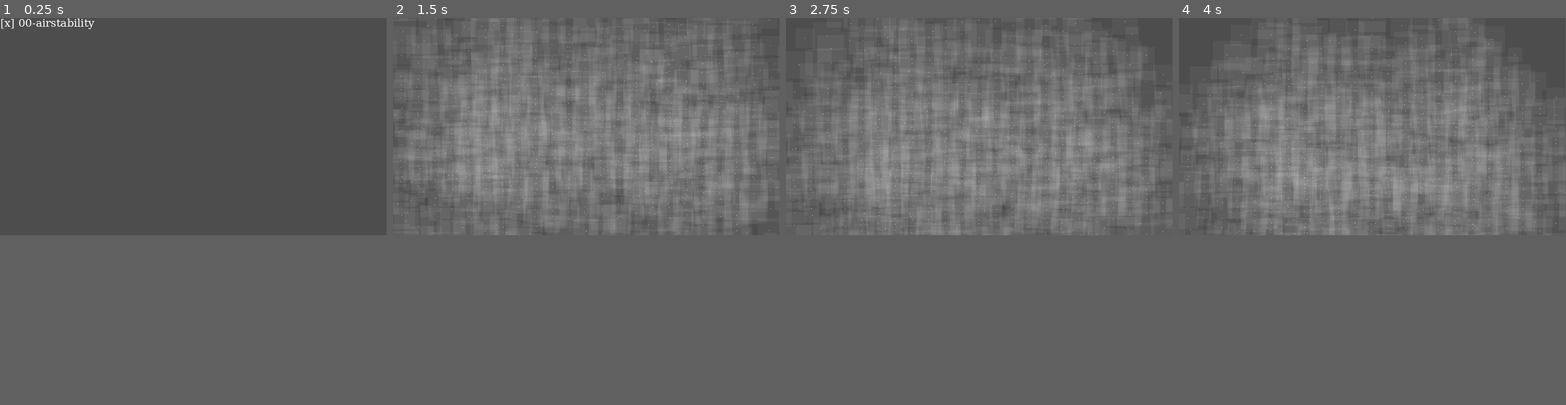
Above: before the commit, frames 1-4 (left to right).
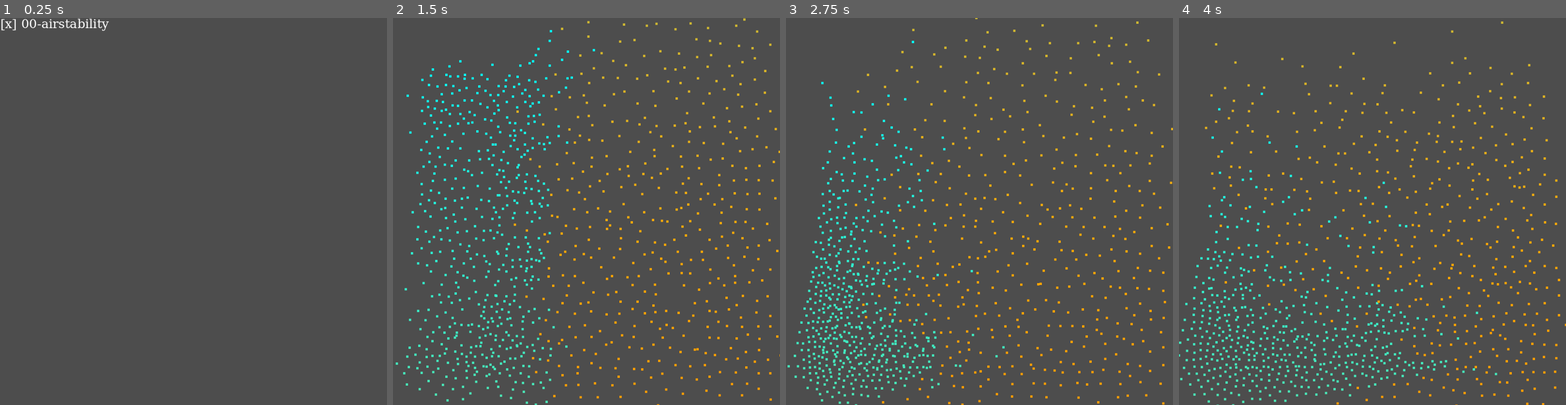
Above: after the commit, the same moments.

Repository: droqen/adiabasis
Game: Godot game, scene res://ptt_menu.tscn
The game is run twice, just before and just after one commit, with the same random seed, the same clock (stepped at 60 frames per second) and the same inputs.
Inputs:
- Up to frame 1 (0.25 s): no input
- Up to frame 2 (1.5 s): tap Enter (ui_accept) at 0.5, 0.6, 0.77, 1.07, 1.35 s; hold Up (ui_up) 0.53-1.28 s; hold Down (ui_down) from 1.28 s (still down)
- Up to frame 3 (2.75 s): tap Enter (ui_accept) at 1.52, 1.82, 2.1 s; release Down (ui_down) at 2.03 s; hold Up (ui_up) from 2.03 s (still down)
- Up to frame 4 (4 s): tap Enter (ui_accept) at 2.85, 3.02, 3.32, 3.6, 3.77 s; release Up (ui_up) at 3.53 s; hold Down (ui_down) from 3.53 s (still down)
The window is 799x449 before the commit and 800x800 after it. Grey fills any space a smaller window leaves; there, only what the larger window draws over its background counts as a difference.

The runs differ from the first frame. In frame 1, 0.4% of the frame differs, in the area x 0-29%, y 0-4%; in frame 2, 49%, in the area x 0-100%, y 0-100%; in frame 3, 47%; in frame 4, 43%.

Commit message:
messing about some more. seems ok

Diff:
--- a/project.godot
+++ b/project.godot
@@ -19,6 +19,11 @@
 
 GLOBAL_CHUNKER="*res://ptts/00-airstability/chunker.gd"
 
+[display]
+
+window/size/viewport_width=1000
+window/size/viewport_height=1000
+
 [rendering]
 
 renderer/rendering_method="gl_compatibility"
--- a/ptts/00-airstability/Parcel.gd
+++ b/ptts/00-airstability/Parcel.gd
@@ -10,9 +10,9 @@
 var name : String = "?"
 func _to_string(): return name
 
-var heat : float = 100.0
+var heat : float = 1.0
 var radius : float :
-	get : return heat * 0.3
+	get : return heat * 30
 
 func register(chunker : Chunker) -> void:
 	if self._c != chunker:
--- a/ptts/00-airstability/airsim.gd
+++ b/ptts/00-airstability/airsim.gd
@@ -1,11 +1,15 @@
 extends Node2D
 
 var parcels : Array[Parcel] = []
+
+const ADIABATIC_LAPSE_RATE : float = 0.00015
 
 @onready var simsize = get_viewport().size
 @onready var simwidth = simsize.x
 @onready var simheight = simsize.y
 const NUM_PARTICLES : int = 1000
+
+var forces : Array
 
 func _ready() -> void:
 	var simarea : float = simwidth * simheight
@@ -14,10 +18,14 @@
 		for y in range(0, simheight - period, period):
 			var p = Parcel.new()
 			p.position = Vector2(x+randf()*period, y+randf()*period)
-			p.heat = randf_range(50,150)
+			if x < simwidth/2:
+				p.heat = 0.5 + p.position.y * ADIABATIC_LAPSE_RATE
+			else:
+				p.heat = 0.9 + p.position.y * ADIABATIC_LAPSE_RATE
 			p.register(GLOBAL_CHUNKER)
 			parcels.append(p)
 func _physics_process(_delta: float) -> void:
+	forces = []
 	var count : int
 	for p in parcels:
 		p.update_chunk()
@@ -25,36 +33,58 @@
 			if p != p2:
 				var to_p2 : Vector2 = p2.position - p.position
 				var to_p2_len : float = to_p2.length()
+				var to_p2_overlap : float = p.radius + p2.radius - to_p2_len
 				# receive forces.
-				if to_p2_len - p.radius - p2.radius < 10:
-					p.velocity -= 10.0 * to_p2 / to_p2_len / to_p2_len
+				if to_p2_overlap > 0:
+					p.velocity -= 0.002 * to_p2 / to_p2_len * to_p2_overlap * to_p2_overlap
+					#forces.append([p.position,p2.position])
 
 		p.velocity.y += 0.1 # pull down (gravity)
-		if p.position.x < simwidth/4: p.velocity.x += 0.1
-		if p.position.y < simwidth/4: p.velocity.y += 0.1
-		if p.position.x > simwidth*3/4: p.velocity.x -= 0.1
-		if p.position.y > simheight*3/4: p.velocity.y -= 0.2
-		p.velocity *= 0.95
+		if p.position.x < simwidth*0.10:
+			if p.velocity.x < 0: p.velocity.x *= 0.5
+			p.velocity.x += 0.1
+		if p.position.y < simheight*0.10: p.velocity.y += 0.1
+		if p.position.x > simwidth*0.90:
+			if p.velocity.x > 0: p.velocity.x *= 0.5
+			p.velocity.x -= 0.1
+		if p.position.y > simheight*0.90:
+			if p.velocity.y > 0: p.velocity.y *= 0.5
+			p.velocity.y -= 0.1
 			# push up (ground)
 	for p in parcels:
-		p.position += p.velocity * 0.5
+		var move = p.velocity * 0.5
+		p.position += move
+		p.heat += move.y * ADIABATIC_LAPSE_RATE # adiabatic temp change
+			# lower = hotter
+
 	queue_redraw()
 func _draw() -> void:
-	var parcelrect : Rect2 = Rect2(-1,-1,2,2)
+	#draw_rect(Rect2(simwidth/4,simheight/4,simwidth/2,simheight/2), Color.YELLOW, false)
+	var parcelrect : Rect2 = Rect2(-3,-3,6,6)
 	var parcelcol : Color = Color(1,1,1,0.5)
-	var parcelcolclear : Color = Color(1,1,1,0.05)
+	var parcelcolclear : Color = Color(1,1,1,0.04)
 	var parcelbasescale : Vector2 = Vector2.ONE
-	#var chunkrect : Rect2 = Rect2(
-		#-GLOBAL_CHUNKER.CHUNK_SIZE/2,
-		#-GLOBAL_CHUNKER.CHUNK_SIZE/2,
-		#GLOBAL_CHUNKER.CHUNK_SIZE,
-		#GLOBAL_CHUNKER.CHUNK_SIZE
-	#)
-	#var chunkcol : Color = Color(1,1,0,0.5)
+	var chunkrect : Rect2 = Rect2(
+		-GLOBAL_CHUNKER.CHUNK_SIZE/2,
+		-GLOBAL_CHUNKER.CHUNK_SIZE/2,
+		GLOBAL_CHUNKER.CHUNK_SIZE,
+		GLOBAL_CHUNKER.CHUNK_SIZE
+	)
+	var chunkcol : Color = Color(.3,.7,.7,0.1)
+	var coldtempval : float = 0.5
+	var warmtempval : float = 1.1
+	var coldcol : Color = Color.AQUA
+	var middcol : Color = Color.SEA_GREEN
+	var warmcol : Color = Color.ORANGE
 	for p in parcels:
 		#draw_set_transform(GLOBAL_CHUNKER.chunk2pos(p.chunk))
+		#draw_rect(chunkrect, chunkcol)
 		#draw_rect(chunkrect, chunkcol, false)
+		var col = lerp(coldcol,warmcol,inverse_lerp(0.5, 1.0, p.heat))
 		draw_set_transform(p.position)
-		draw_rect(parcelrect, parcelcol)
-		draw_set_transform(p.position, 0.0, parcelbasescale * p.radius)
-		draw_rect(parcelrect, parcelcolclear)
+		draw_rect(parcelrect, col)
+		#draw_set_transform(p.position, 0.0, parcelbasescale * p.radius * .5)
+		#draw_rect(parcelrect, parcelcolclear)
+	draw_set_transform(Vector2.ZERO)
+	#for f in forces:
+		#draw_line(f[0],f[1],Color.YELLOW)
--- a/ptts/00-airstability/chunker.gd
+++ b/ptts/00-airstability/chunker.gd
@@ -1,7 +1,7 @@
 extends Node
 class_name Chunker
 
-const CHUNK_SIZE : int = 50
+const CHUNK_SIZE : int = 30
 const CHUNK_SIZE_RECIP : float = 1.0 / CHUNK_SIZE
 const CHUNK_XMID : int = 0x00008000
 const CHUNK_YMID : int = 0x00008000
@@ -64,16 +64,17 @@
 func chunk2index(chunk : Vector2i) -> int:
 	return CHUNK_XMASK * chunk.x + chunk.y
 
+var cached_3x3s : Dictionary[Vector2i,Array]
+
+func _physics_process(_delta: float) -> void:
+	cached_3x3s.clear()
+
 func getall_3x3(chunk : Vector2i) -> Array:
-	var index : int = chunk2index(chunk)
-	return (
-		chunked_objects.get(index, [])
-		+ chunked_objects.get(index - 1, [])
-		+ chunked_objects.get(index + 1, [])
-		+ chunked_objects.get(index - 1 - CHUNK_XMULT, [])
-		+ chunked_objects.get(index + 1 - CHUNK_XMULT, [])
-		+ chunked_objects.get(index - 1 + CHUNK_XMULT, [])
-		+ chunked_objects.get(index + 1 + CHUNK_XMULT, [])
-		+ chunked_objects.get(index - CHUNK_XMULT, [])
-		+ chunked_objects.get(index + CHUNK_XMULT, [])
-	)
+	if cached_3x3s.has(chunk): return cached_3x3s[chunk]
+	#var index : int = chunk2index(chunk)
+	var objects = []
+	for dx in [-1,0,1]:
+		for dy in [-1,0,1]:
+			objects += chunked_objects.get(chunk2index(chunk + Vector2i(dx,dy)), [])
+	cached_3x3s[chunk] = objects
+	return objects
